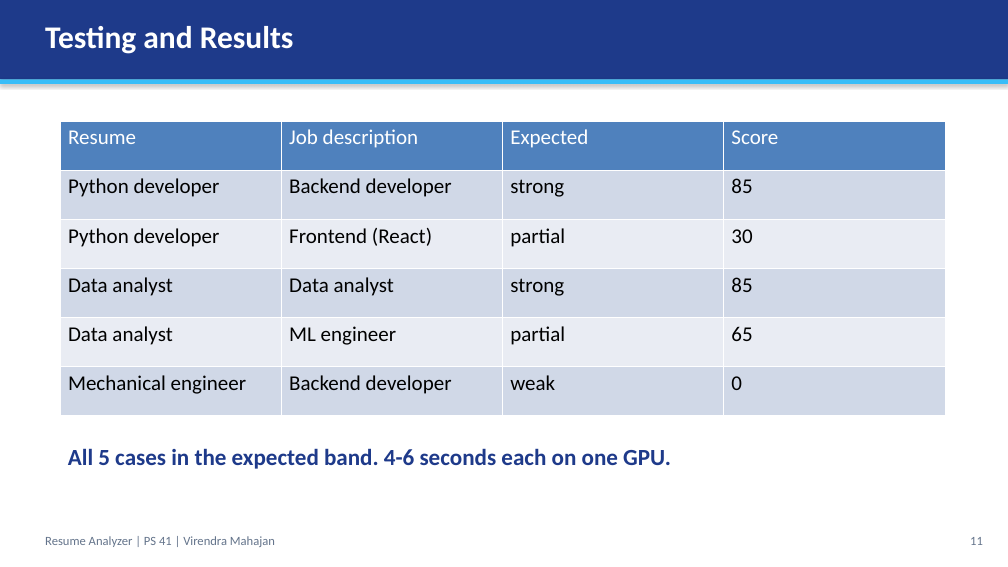
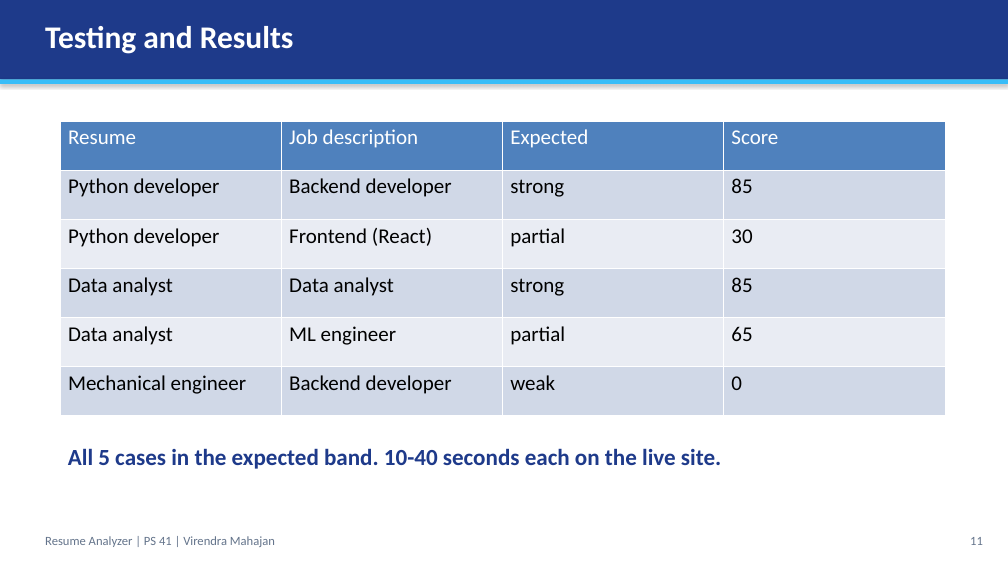
Before and after one commit to Kmennn/llm-ps41-ADT23SOCB1322, a slide deck: slide 11 of Presentation.pptx. Drawn at 1008x567 pixels with LibreOffice and Linux fonts; fonts in the diff are those of the drawing. Boxes give left, top, right and bottom in pixels: in the first picture for what was removed or moved away, otherwise in the second. Text is boxed around its words. In the diff, an @@ line names an element or a change of style, - is before the commit and + after.

```diff
--- a/Presentation.pptx
+++ b/Presentation.pptx
@@ text at [68,448,721,469]: text changed @@
-All 5 cases in the expected band. 4-6 seconds each on one GPU.
+All 5 cases in the expected band. 10-40 seconds each on the live site.
```
Also in this commit, not shown: 13 other slides changed, 24 other files.
